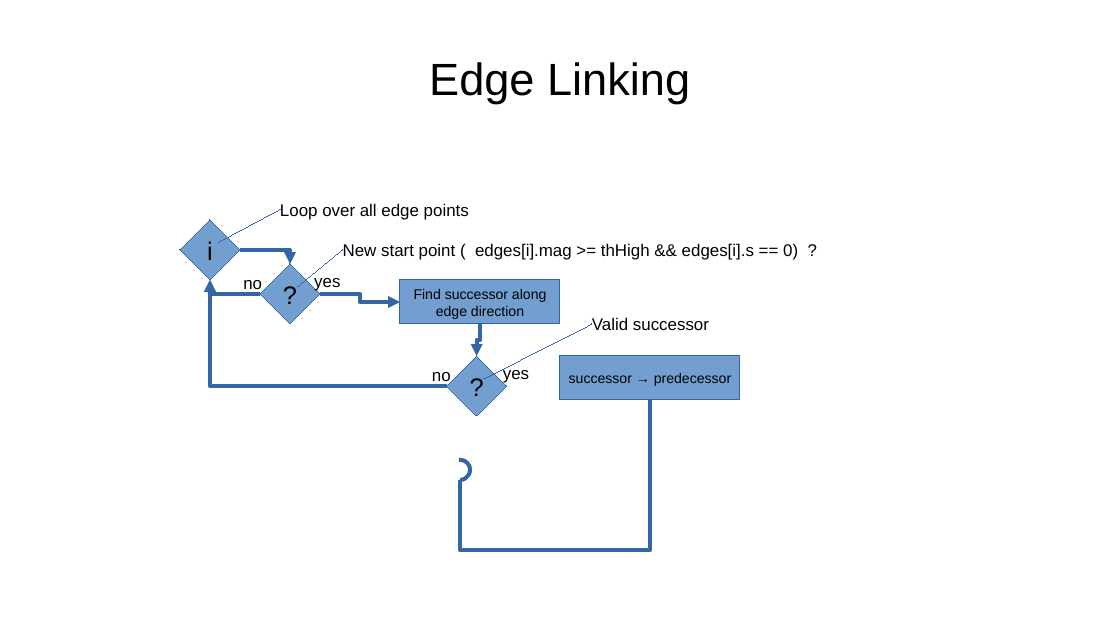
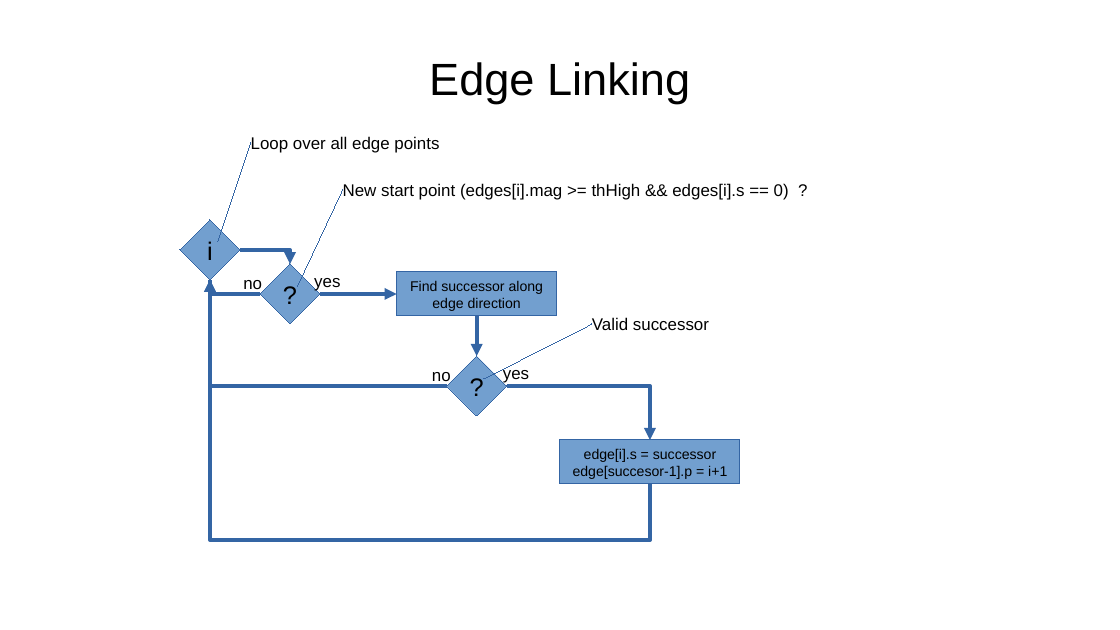
Before and after one commit to AxelTe/cvTestElectron, a slide deck: slide 6 of insides.odp. Drawn at 1120x630 pixels with LibreOffice and Linux fonts; fonts in the diff are those of the drawing. Boxes give left, top, right and bottom in pixels: in the first picture for what was removed or moved away, otherwise in the second. Text is boxed around its words. In the diff, an @@ line names an element or a change of style, - is before the commit and + after.

Commit message:
improved contour linking, display of gradient info, direction histogram

```diff
--- a/insides.odp
+++ b/insides.odp
@@ line moved from (281, 209) - (217, 243) to (251, 142) - (217, 243) @@
@@ text "Loop over all edge points": place and size @@
-text "Loop over all edge points" at <box>280,203,469,220</box>
+text "Loop over all edge points" at <box>251,136,439,153</box>
@@ line moved from (343, 250) - (297, 287) to (343, 189) - (297, 287) @@
@@ text at <box>343,183,789,200</box>: spaces changed @@
-New start point ( edges[i].mag >= thHigh && edges[i].s == 0) ?
+New start point (edges[i].mag >= thHigh && edges[i].s == 0) ?
@@ elbow line added from (650, 484) to (210, 281), #3465A4 2.83 pt @@
@@ elbow arrow moved from (320, 294) - (400, 302) to (320, 294) - (396, 294) @@
@@ rectangle "Find successor along edge direction": place and size @@
-rectangle "Find successor along edge direction" at <box>400,281,560,324</box>
+rectangle "Find successor along edge direction" at <box>396,272,556,316</box>
@@ elbow arrow moved from (480, 324) - (477, 356) to (477, 316) - (477, 356) @@
@@ elbow line moved from (650, 400) - (460, 480) to (507, 386) - (650, 440) @@
@@ elbow line (507, 386) - (650, 440): elbow line to elbow arrow @@
@@ rectangle "edge[i].s = successor": place and size @@
-rectangle "edge[i].s = successor" at <box>560,356,740,399</box>
+rectangle "edge[i].s = successor" at <box>560,440,740,484</box>
@@ text in rectangle at <box>573,448,727,479</box>: text changed @@
-successor → predecessor
+edge[i].s = successor
+edge[succesor-1].p = i+1
@@ arc (boxed as its full ellipse) removed at <box>450,460,471,481</box> @@
```
Also in this commit, not shown: 1 slide added, 14 other files.
